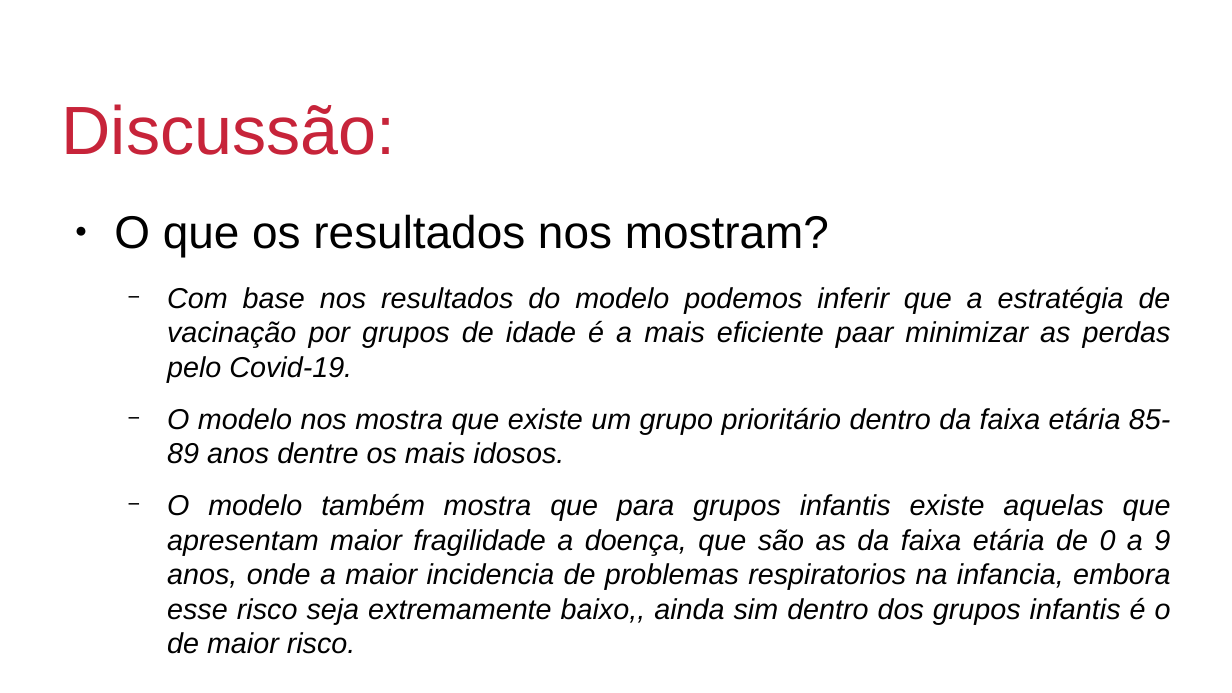
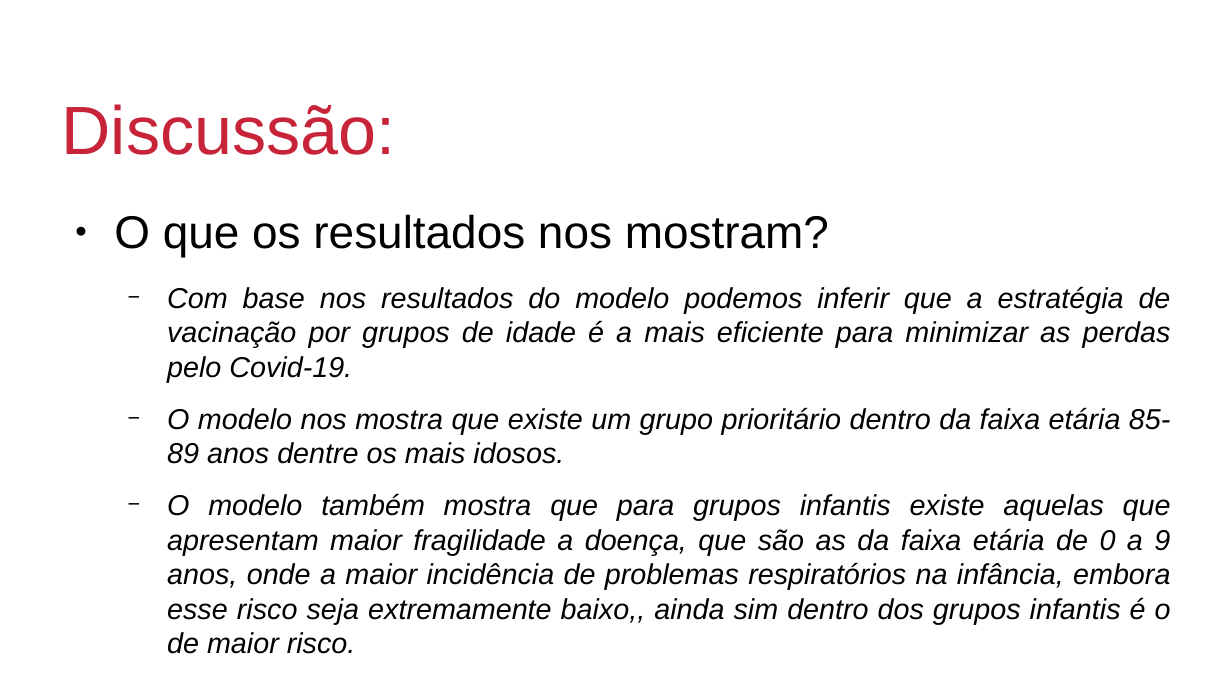
Before and after one commit to antonioanunciacao/Pesquisa-Operacional, a slide deck: slide 17 of Projeto/apresentacao_projeto.odp. Drawn at 1232x693 pixels with LibreOffice and Linux fonts; fonts in the diff are those of the drawing; background and template pictures are left out. Boxes give left, top, right and bottom in pixels: in the first picture for what was removed or moved away, otherwise in the second. Text is boxed around its words. In the diff, an @@ line names an element or a change of style, - is before the commit and + after.

```diff
--- a/Projeto/apresentacao_projeto.odp
+++ b/Projeto/apresentacao_projeto.odp
@@ text at (167, 287, 1171, 382): text changed @@
-  − Com base nos resultados do modelo podemos inferir que a estratégia de vacinação por grupos de idade é a mais eficiente paar minimizar as perdas pelo Covid-19.
+  − Com base nos resultados do modelo podemos inferir que a estratégia de vacinação por grupos de idade é a mais eficiente para minimizar as perdas pelo Covid-19.
@@ text at (167, 494, 1171, 654): text changed @@
-  − O modelo também mostra que para grupos infantis existe aquelas que apresentam maior fragilidade a doença, que são as da faixa etária de 0 a 9 anos, onde a maior incidencia de problemas respiratorios na infancia, embora esse risco seja extremamente baixo,, ainda sim dentro dos grupos infantis é o de maior risco.
+  − O modelo também mostra que para grupos infantis existe aquelas que apresentam maior fragilidade a doença, que são as da faixa etária de 0 a 9 anos, onde a maior incidência de problemas respiratórios na infância, embora esse risco seja extremamente baixo,, ainda sim dentro dos grupos infantis é o de maior risco.
```
Also in this commit, not shown: 6 other slides changed, 1 other file.
